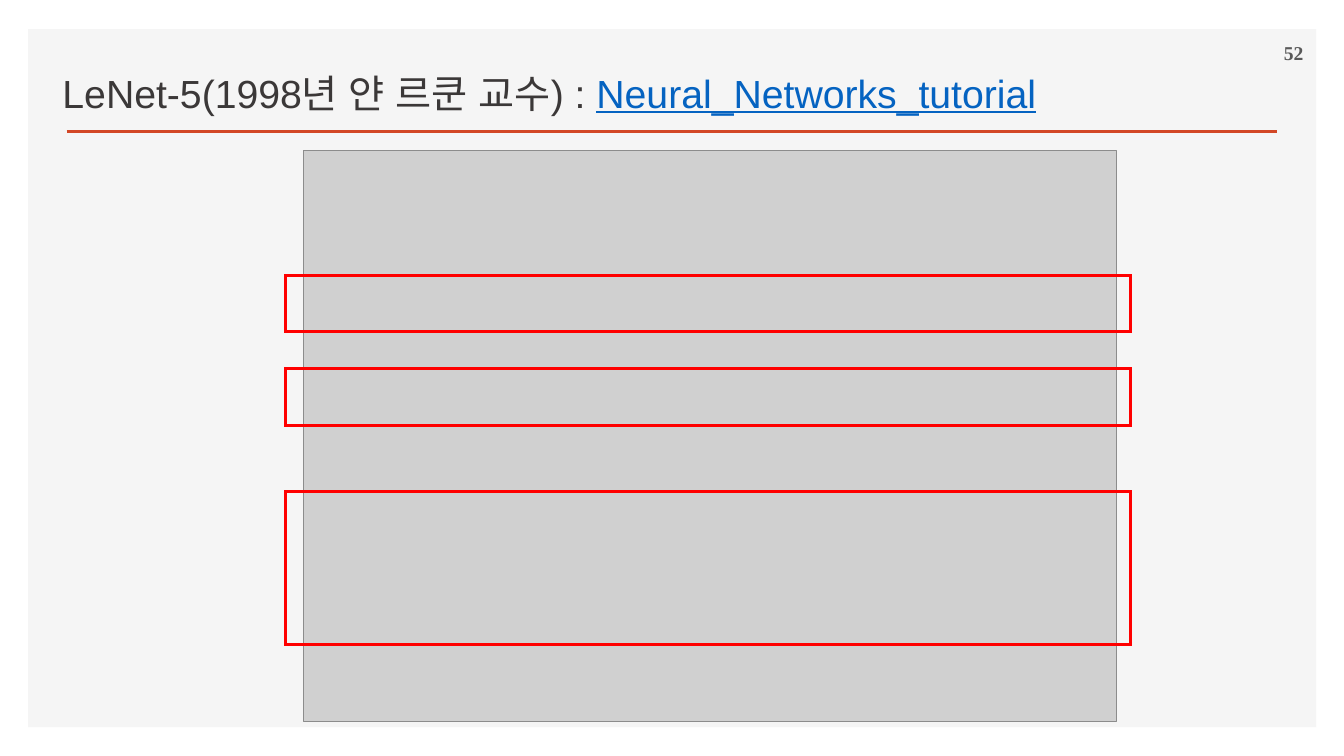
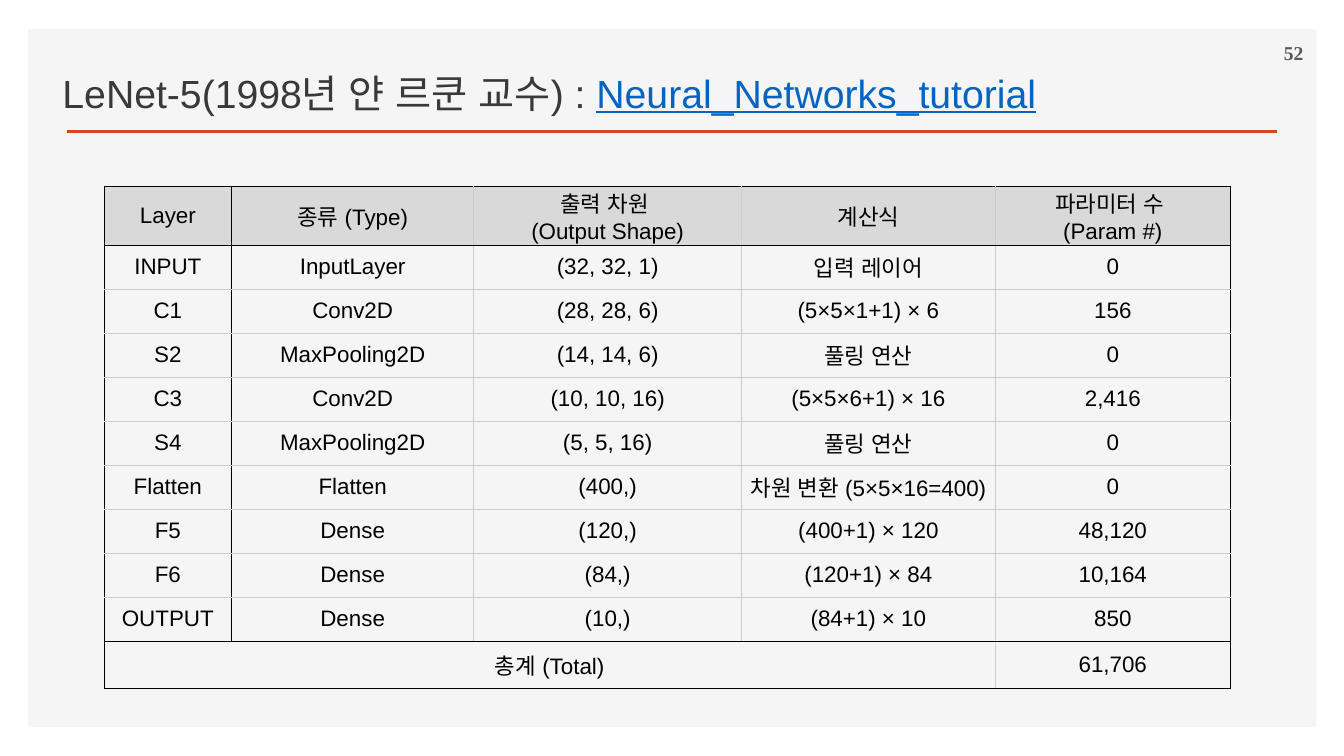
Before and after one commit to ancestor9/2026_Fall_Deep-Learning-with-Python, a slide deck: slide 52 of Chapter 08 Image Classification.pptx. Drawn at 1344x756 pixels with LibreOffice and Linux fonts; fonts in the diff are those of the drawing; grey boxes stand for pictures; background and template pictures are left out. Boxes give left, top, right and bottom in pixels: in the first picture for what was removed or moved away, otherwise in the second. Text is boxed around its words. In the diff, an @@ line names an element or a change of style, - is before the commit and + after.

```diff
--- a/Chapter 08 Image Classification.pptx
+++ b/Chapter 08 Image Classification.pptx
@@ picture removed at bbox=[303, 151, 1117, 722] @@
@@ table added at bbox=[104, 187, 1230, 688], 11 rows, 5 columns @@
+Layer | 종류 (Type) | 출력 차원 / (Output Shape) | 계산식 | 파라미터 수 / (Param #)
+INPUT | InputLayer | (32, 32, 1) | 입력 레이어 | 0
+C1 | Conv2D | (28, 28, 6) | (5×5×1+1) × 6 | 156
+S2 | MaxPooling2D | (14, 14, 6) | 풀링 연산 | 0
+C3 | Conv2D | (10, 10, 16) | (5×5×6+1) × 16 | 2,416
+S4 | MaxPooling2D | (5, 5, 16) | 풀링 연산 | 0
+Flatten | Flatten | (400,) | 차원 변환 (5×5×16=400) | 0
+F5 | Dense | (120,) | (400+1) × 120 | 48,120
+F6 | Dense | (84,) | (120+1) × 84 | 10,164
+OUTPUT | Dense | (10,) | (84+1) × 10 | 850
+총계 (Total) |  |  |  | 61,706
@@ rectangle removed at bbox=[285, 275, 1131, 332] @@
@@ rectangle removed at bbox=[285, 369, 1131, 425] @@
@@ rectangle removed at bbox=[285, 492, 1131, 645] @@
```
Also in this commit, not shown: 1 other slide changed.
